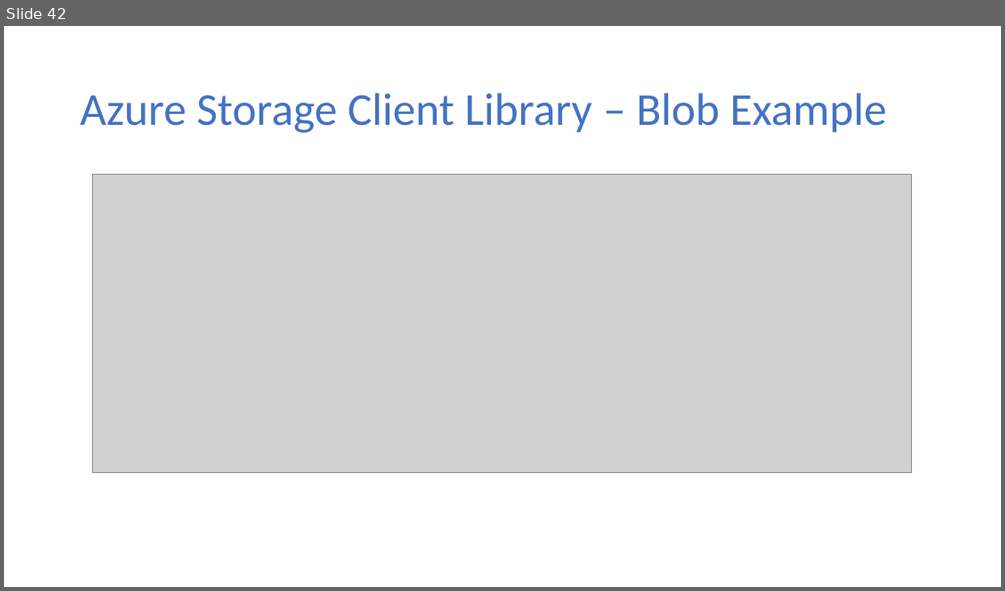
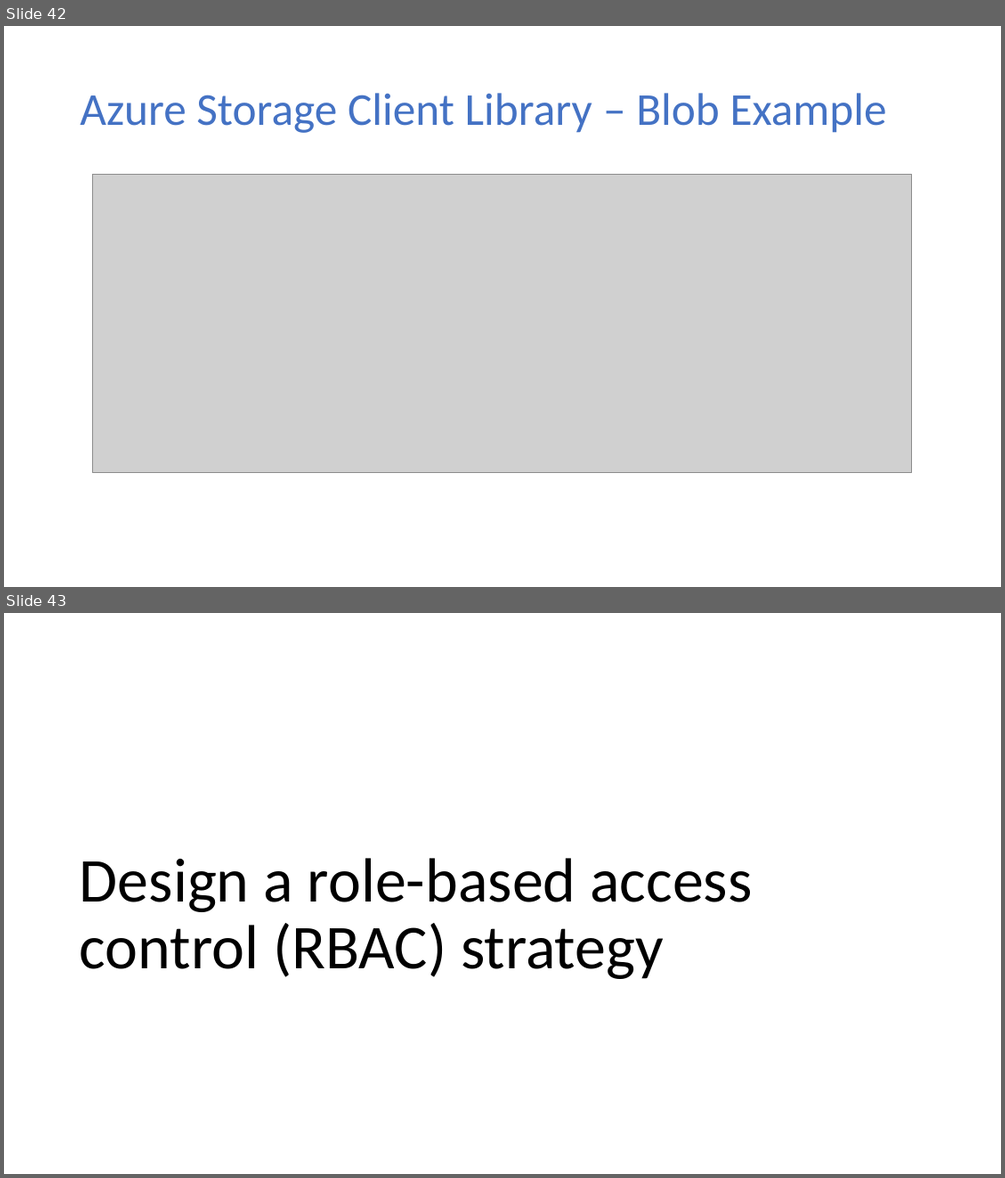
Before and after one commit to dstolts/70-534, a slide deck: Presentations/70-534-Combined-SecuritySlides.pptx. Shown one above the other, each under a label of ours: slide 42 before the commit, slides 42 and 43 after it. The pictures are 1005x591 and 1005x1178 pixels, drawn with LibreOffice and Linux fonts; fonts in the diff are those of the drawing; grey boxes stand for pictures. Boxes give left, top, right and bottom in pixels: in the first picture for what was removed or moved away, otherwise in the second. Text is boxed around its words. In the diff, an @@ line names an element or a change of style, - is before the commit and + after.

Commit message:
RBAC

```diff
--- a/Presentations/70-534-Combined-SecuritySlides.pptx
+++ b/Presentations/70-534-Combined-SecuritySlides.pptx
@@ slide 43 added at [4,613,1001,1174], background #FFFFFF @@
@@ title added at [80,858,752,979], 60 pt, text #000000 @@
+Design a role-based access control (RBAC) strategy
```
Also in this commit, not shown: 5 other slides added.
